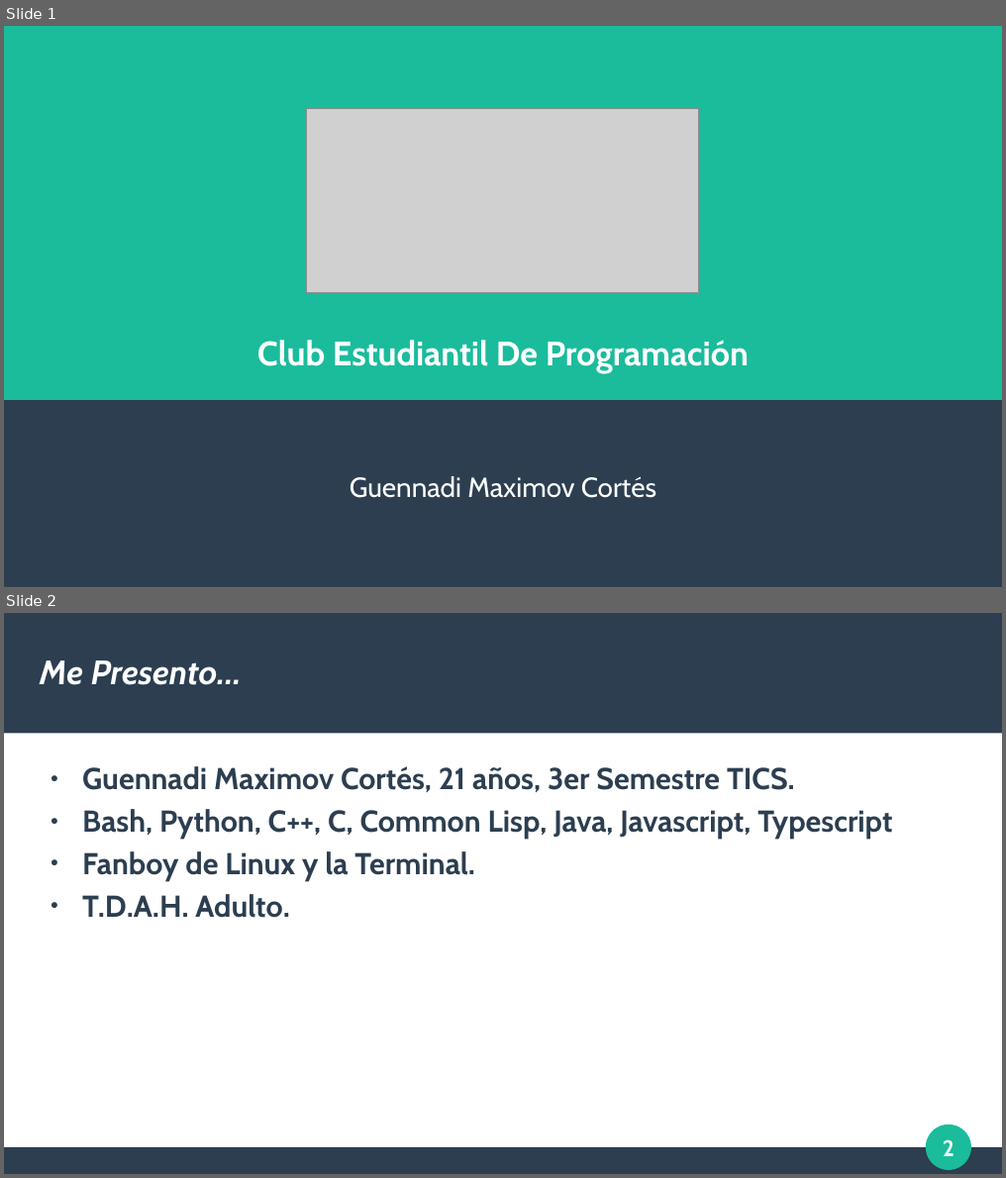
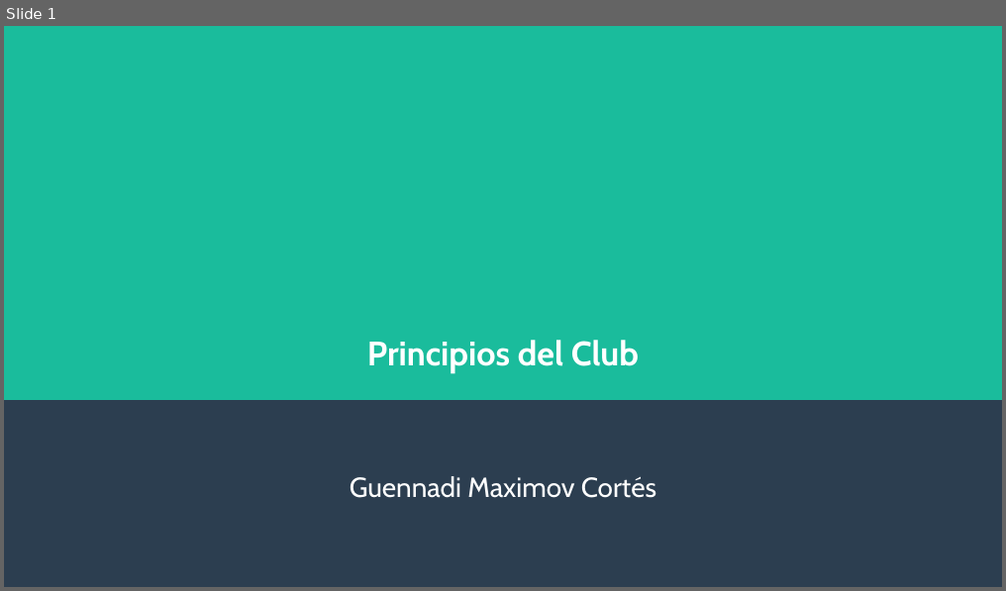
Before and after one commit to DrKJeff16/ClubProgra2023-1, a slide deck: 01_Introduccion/Sesion_1.odp. Shown one above the other, each under a label of ours: slides 1 and 2 before the commit, slide 1 after it. The pictures are 1006x1178 and 1006x591 pixels, drawn with LibreOffice and Linux fonts; fonts in the diff are those of the drawing; grey boxes stand for pictures. Boxes give left, top, right and bottom in pixels: in the first picture for what was removed or moved away, otherwise in the second. Text is boxed around its words. In the diff, an @@ line names an element or a change of style, - is before the commit and + after.

```diff
--- a/01_Introduccion/Sesion_1.odp
+++ b/01_Introduccion/Sesion_1.odp
@@ slide 2 removed at bbox=[4, 613, 1002, 1174], background #FFFFFF @@
@@ rectangle removed at bbox=[4, 613, 1002, 734] @@
@@ title removed at bbox=[40, 661, 242, 685] @@
-Me Presento...
@@ text removed at bbox=[82, 766, 892, 918] @@
-● Guennadi Maximov Cortés, 21 años, 3er Semestre TICS.
-● Bash, Python, C++, C, Common Lisp, Java, Javascript, Typescript
-● Fanboy de Linux y la Terminal.
-● T.D.A.H. Adulto.
@@ ellipse removed at bbox=[927, 1126, 971, 1170] @@
@@ page number removed at bbox=[943, 1140, 954, 1157] @@
-2
@@ rectangle removed at bbox=[4, 1149, 1002, 1174] @@
@@ slide 1 changed as well @@
@@ picture removed at bbox=[307, 108, 699, 293] @@
@@ title at bbox=[367, 340, 639, 373]: text changed @@
-Club Estudiantil De Programación
+Principios del Club
```
Also in this commit, not shown: 2 slides added, 3 other slides removed, 2 other files.
